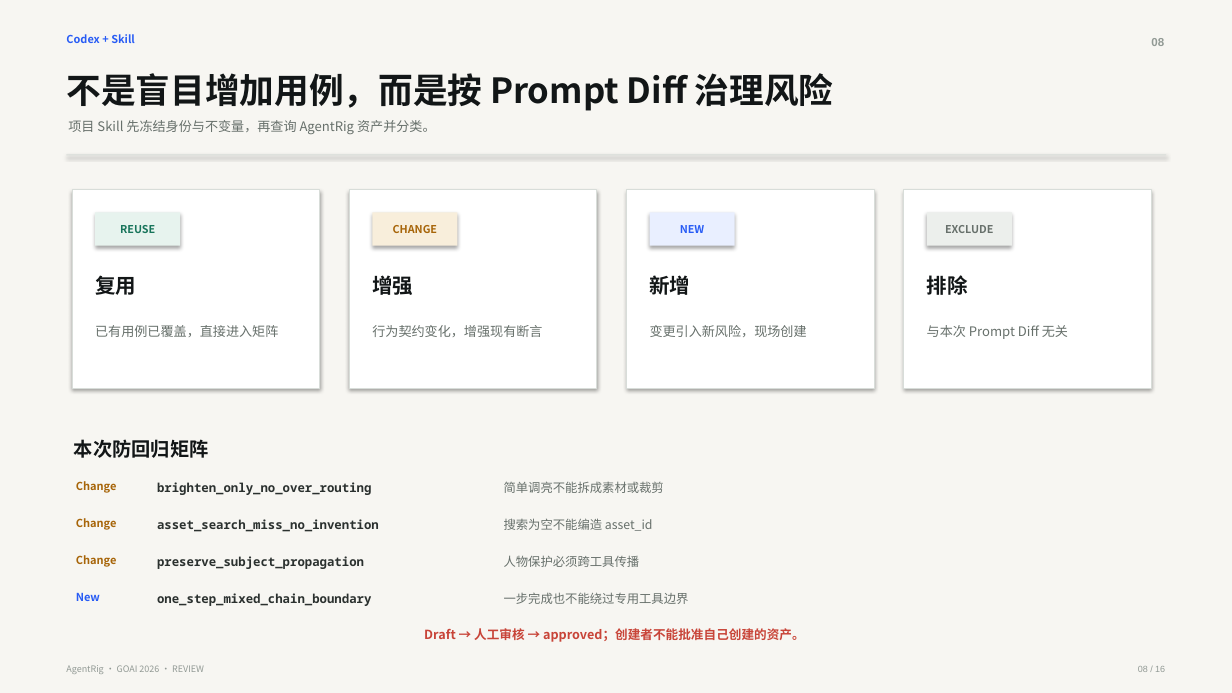
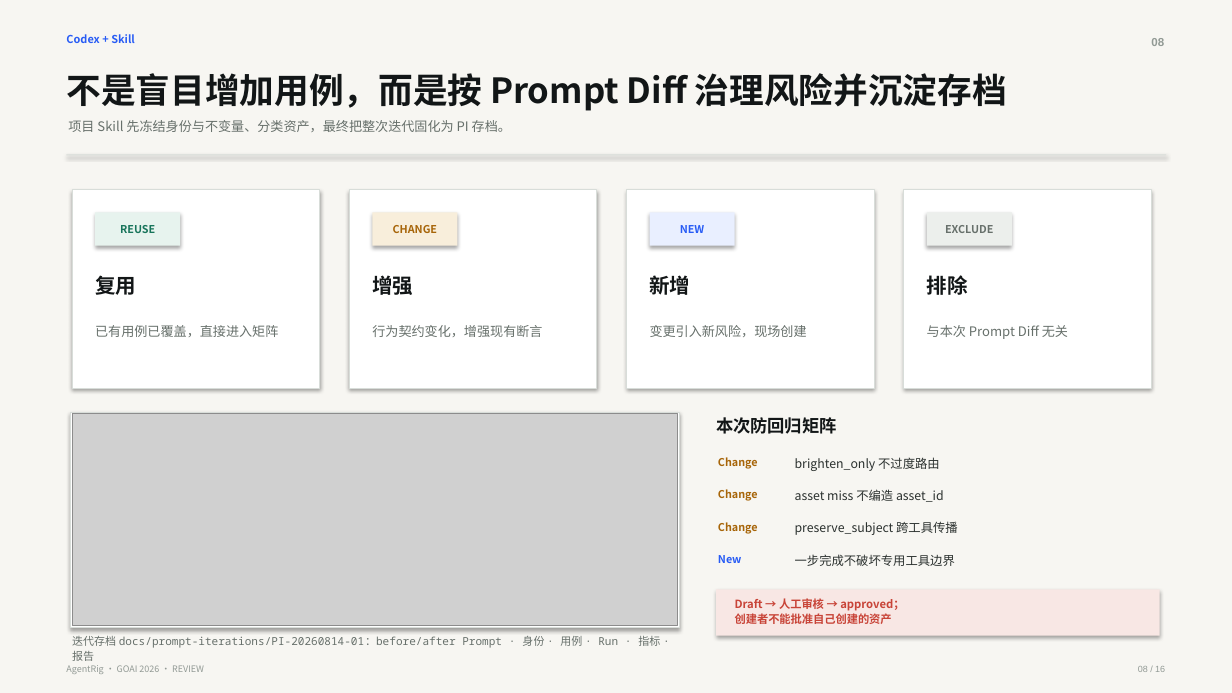
Before and after one commit to ChenCJ-io/agentrig, a slide deck: slide 8 of docs/competition/AgentRig-GOAI-2026-初赛方案.pptx. Drawn at 1232x693 pixels with LibreOffice and Linux fonts; fonts in the diff are those of the drawing; grey boxes stand for pictures. Boxes give left, top, right and bottom in pixels: in the first picture for what was removed or moved away, otherwise in the second. Text is boxed around its words. In the diff, an @@ line names an element or a change of style, - is before the commit and + after.

```diff
--- a/docs/competition/AgentRig-GOAI-2026-初赛方案.pptx
+++ b/docs/competition/AgentRig-GOAI-2026-初赛方案.pptx
@@ text at (66, 73, 1007, 111): text changed @@
-不是盲目增加用例，而是按 Prompt Diff 治理风险
+不是盲目增加用例，而是按 Prompt Diff 治理风险并沉淀存档
@@ text at (68, 120, 511, 132): text changed @@
-项目 Skill 先冻结身份与不变量，再查询 AgentRig 资产并分类。
+项目 Skill 先冻结身份与不变量、分类资产，最终把整次迭代固化为 PI 存档。
@@ rectangle added at (70, 412, 679, 628), fill #FFFFFF, outline #D8DDD9 0.7 pt @@
@@ picture added at (72, 414, 677, 626) @@
@@ text "本次防回归矩阵": place and size @@
-text "本次防回归矩阵" at (74, 439, 209, 458)
+text "本次防回归矩阵" at (716, 417, 837, 434)
@@ text "本次防回归矩阵" at (716, 417, 837, 434): size 15 to 13.5 pt @@
@@ text "Change": place and size @@
-text "Change" at (76, 481, 117, 493)
+text "Change" at (718, 457, 758, 469)
@@ text added at (795, 457, 940, 471), 9.6 pt, text #2B312F @@
+brighten_only 不过度路由
@@ text removed at (157, 482, 371, 495) @@
-brighten_only_no_over_routing
@@ text removed at (504, 481, 664, 493) @@
-简单调亮不能拆成素材或裁剪
@@ text "Change": place and size @@
-text "Change" at (76, 518, 117, 530)
+text "Change" at (718, 489, 758, 501)
@@ text at (795, 489, 944, 502): text changed; text colour #67706B to #2B312F @@
-搜索为空不能编造 asset_id
+asset miss 不编造 asset_id
@@ text removed at (157, 519, 379, 532) @@
-asset_search_miss_no_invention
@@ text "Change": place and size @@
-text "Change" at (76, 555, 117, 567)
+text "Change" at (718, 522, 758, 534)
@@ text at (795, 521, 958, 535): text changed; font Noto Sans Mono to Noto Sans CJK SC; bold off @@
-preserve_subject_propagation
+preserve_subject 跨工具传播
@@ text removed at (504, 555, 640, 567) @@
-人物保护必须跨工具传播
@@ size 8.6 to 8.4 pt in 4 elements at (718, 522, 758, 534), (718, 457, 758, 469), (718, 489, 758, 501), (718, 555, 742, 563) @@
@@ text "New": place and size @@
-text "New" at (76, 593, 100, 601)
+text "New" at (718, 555, 742, 563)
@@ text at (795, 554, 955, 566): text changed; text colour #67706B to #2B312F @@
-一步完成也不能绕过专用工具边界
+一步完成不破坏专用工具边界
@@ text removed at (157, 593, 371, 606) @@
-one_step_mixed_chain_boundary
@@ rectangle added at (716, 590, 1160, 636), fill #F8E7E4 @@
@@ text at (735, 598, 904, 624): text changed; size 9.8 to 8.8 pt @@
-Draft → 人工审核 → approved；创建者不能批准自己创建的资产。
+Draft → 人工审核 → approved；
+创建者不能批准自己创建的资产
@@ text added at (72, 636, 660, 661), 8.6 pt, text #67706B @@
+迭代存档 docs/prompt-iterations/PI-20260814-01：before/after Prompt · 身份 · 用例 · Run · 指标 · 报告
```
Also in this commit, not shown: 2 other slides changed, 12 other files.
